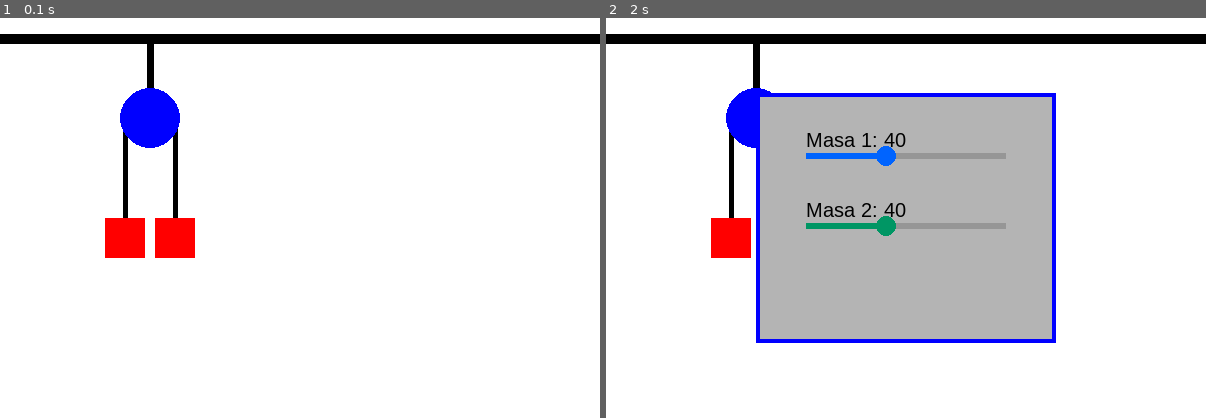
Above: before the commit, frames 1-2 (left to right).
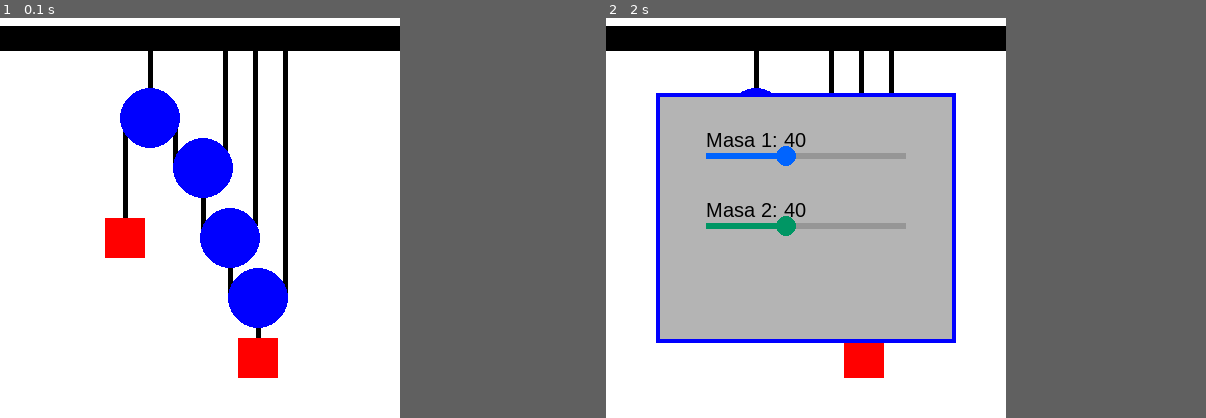
Above: after the commit, the same moments.

Repository: nicami13/digital-twin-hoist_2025
Game: pygame game, started from main.py
Same seed, same stepped clock (60 frames per second), same inputs: the game is played once before the commit and once after it.
Inputs:
- Up to frame 1 (0.1 s): no input
- Up to frame 2 (2 s): tap Enter every 0.33 s from 0.33 to 1.67 s
In our replay, the window is 600x400 before the commit and 400x400 after it. These sizes can differ from the game's own. Grey fills any space a smaller window leaves; there, only what the larger window draws over its background counts as a difference.

The runs differ from the first frame. In frame 1, 9.4% of the frame differs, in the area x 0-100%, y 2-90%; in frame 2, 28%.

Commit message:
un fallo
nah

Diff:
--- a/Constants.py
+++ b/Constants.py
@@ -1,6 +1,6 @@
 #ALTO Y ANCHO DE LA PANTALLA
 Alto=400
-ancho=600
+ancho=400
 #COLORES
 WHITE = (255, 255, 255)
 BLUE = (0, 0, 255)
@@ -8,23 +8,37 @@
 RED = (255, 0, 0)
 #LONGITUDES DE CUERDA
 longitud_cuerda_1 = 100
-longitud_cuerda_2 = 100
+longitud_cuerda_2 = 50
+longitud_cuerda_3 = 130
+longitud_cuerda_4= 187
+longitud_cuerda_5= 255
 contador_longitud_cuerda = 0
 #POSICION-CARACTERISTICAS POLEAS
-polea_pos = (150, 100)  # (x, y)
-polea_radius = 30       # Radio del círculo
+polea_pos = (150, 100)
+polea_radius = 30
+#POSICION_CARATERISRICAS POLEaS
+polea1_pos = (203, 150)
+polea2_pos = (230, 220)
+polea3_pos = (258, 280)
 #POSICION-CARACTERISTICAS CUERDAS
 start_pos_cuerda_1 = (125, 100)
 end_pos_cuerda_1 = (start_pos_cuerda_1[0], start_pos_cuerda_1[1] + longitud_cuerda_1)
 start_pos_cuerda_2 = (175, 100)
 end_pos_cuerda_2 = (start_pos_cuerda_2[0], start_pos_cuerda_2[1] + longitud_cuerda_2)
-#POSICION CARACTERISTICA MASA INICIAL
+start_pos_cuerda_3= (225, 20)
+end_pos_cuerda_3 = (start_pos_cuerda_3[0], start_pos_cuerda_3[1] + longitud_cuerda_3)
+start_pos_cuerda_4= (255,20)
+end_pos_cuerda_4=(start_pos_cuerda_4[0], start_pos_cuerda_4[1] + longitud_cuerda_4)
+start_pos_cuerda_5= (285,20)
+end_pos_cuerda_5=(start_pos_cuerda_5[0], start_pos_cuerda_5[1] + longitud_cuerda_5)
+Cuerda_6 = ((polea3_pos[0], polea3_pos[1]), (polea3_pos[0], polea3_pos[1] + 40))
+
 # Tamaño visual constante
 masa1_size = 40
 masa2_size = 40
 masa1_pos = (end_pos_cuerda_1[0]-masa1_size//2,end_pos_cuerda_1[1])
 #POSICION-CARACTERISTICAS MASA FINAL
-masa2_pos = (end_pos_cuerda_2[0]-masa2_size//2,end_pos_cuerda_2[1])
+masa2_pos = (Cuerda_6[1][0] - masa2_size // 2, Cuerda_6[1][1])
 # Masa real (afecta el movimiento)
 masa1_valor = 40
 masa2_valor = 40
--- a/Move_Def.py
+++ b/Move_Def.py
@@ -1,29 +1,12 @@
-import time
 import Constants
 
 def Move_Masas1():
     Constants.contador_longitud_cuerda += 1
     if Constants.contador_longitud_cuerda < Constants.longitud_cuerda_1 - 20:
-        # Actualiza posición masa 1
-        Constants.masa1_pos = (
-            Constants.masa1_pos[0],
-            Constants.masa1_pos[1] - 1
-        )
-        # Actualiza cuerda 1
-        Constants.end_pos_cuerda_1 = (
-            Constants.end_pos_cuerda_1[0],
-            Constants.end_pos_cuerda_1[1] - 1
-        )
-        # Actualiza posición masa 2
-        Constants.masa2_pos = (
-            Constants.masa2_pos[0],
-            Constants.masa2_pos[1] + 1
-        )
-        # Actualiza cuerda 2
-        Constants.end_pos_cuerda_2 = (
-            Constants.end_pos_cuerda_2[0],
-            Constants.end_pos_cuerda_2[1] + 1
-        )
+        Constants.masa1_pos = (Constants.masa1_pos[0], Constants.masa1_pos[1] - 1)
+        Constants.end_pos_cuerda_1 = (Constants.end_pos_cuerda_1[0], Constants.end_pos_cuerda_1[1] - 1)
+        Constants.masa2_pos = (Constants.masa2_pos[0], Constants.masa2_pos[1] + 1)
+        Constants.end_pos_cuerda_2 = (Constants.end_pos_cuerda_2[0], Constants.end_pos_cuerda_2[1] + 1)
 
 def Move_Masas2():
     Constants.contador_longitud_cuerda += 1
@@ -33,12 +16,8 @@
         Constants.masa2_pos = (Constants.masa2_pos[0], Constants.masa2_pos[1] - 1)
         Constants.end_pos_cuerda_2 = (Constants.end_pos_cuerda_2[0], Constants.end_pos_cuerda_2[1] - 1)
 
-def run_simulation():
-    while Constants.contador_longitud_cuerda < Constants.longitud_cuerda_1 - 20:
-        Move_Masas1()  # Llama a Move_Masas1 o Move_Masas2 según tus necesidades
-        print("Posición Masa 1:", Constants.masa1_pos)
-        print("Posición Masa 2:", Constants.masa2_pos)
-        print("Contador de longitud de cuerda:", Constants.contador_longitud_cuerda)
-
-
-        time.sleep(0.5)
+def actualizar_movimiento():
+    if Constants.masa1_valor > Constants.masa2_valor:
+        Move_Masas1()
+    elif Constants.masa2_valor > Constants.masa1_valor:
+        Move_Masas2()
--- a/main.py
+++ b/main.py
@@ -11,11 +11,10 @@
 menu_visible = False
 
 while running:
-    dt = Clock.tick(60)
+    dt = Clock.tick(60)  # 60 FPS
     simulation_time += dt
 
     eventos = pygame.event.get()
-
     for event in eventos:
         if event.type == pygame.QUIT:
             running = False
@@ -25,26 +24,39 @@
 
     Screen.fill(Constants.WHITE)
 
-    # Dibujo de los elementos en la pantalla
+    # Dibujar cuerdas y masas
     pygame.draw.line(Screen, Constants.BLACK, Constants.start_pos_cuerda_1, Constants.end_pos_cuerda_1, 5)
     pygame.draw.rect(Screen, Constants.RED, (Constants.masa1_pos[0], Constants.masa1_pos[1], Constants.masa1_size, Constants.masa1_size))
     pygame.draw.line(Screen, Constants.BLACK, Constants.start_pos_cuerda_2, Constants.end_pos_cuerda_2, 5)
+    # Dibujar polea y barra
+    pygame.draw.line(Screen, Constants.BLACK, (0, 20), (600, 20), 25)
+    pygame.draw.line(Screen, Constants.BLACK, (Constants.polea_pos[0], Constants.polea_pos[1]), (Constants.polea_pos[0], Constants.polea_pos[1] - 80), 5)
+    pygame.draw.circle(Screen, Constants.BLUE, Constants.polea_pos, Constants.polea_radius)
+    # Dibujar segunda polea
+    pygame.draw.line(Screen, Constants.BLACK, Constants.start_pos_cuerda_3, Constants.end_pos_cuerda_3, 5)
+    pygame.draw.line(Screen, Constants.BLACK, ((Constants.polea1_pos[0]), Constants.polea1_pos[1]), (Constants.polea1_pos[0], Constants.polea1_pos[1] + 60), 5)
+    pygame.draw.circle(Screen, Constants.BLUE, Constants.polea1_pos, Constants.polea_radius)
+    # Dibujar Tercer polea
+    pygame.draw.line(Screen, Constants.BLACK, Constants.start_pos_cuerda_4, Constants.end_pos_cuerda_4, 5)
+    pygame.draw.line(Screen, Constants.BLACK, ((Constants.polea2_pos[0]), Constants.polea2_pos[1]), (Constants.polea2_pos[0], Constants.polea2_pos[1] + 60), 5)
+    pygame.draw.circle(Screen, Constants.BLUE, Constants.polea2_pos, Constants.polea_radius)
+    # Dibujar cuarta polea
+    pygame.draw.line(Screen, Constants.BLACK, Constants.start_pos_cuerda_5, Constants.end_pos_cuerda_5, 5)
+    pygame.draw.line(Screen, Constants.BLACK, ((Constants.polea3_pos[0]), Constants.polea3_pos[1]), (Constants.polea3_pos[0], Constants.polea3_pos[1] + 40), 5)
+    pygame.draw.circle(Screen, Constants.BLUE, Constants.polea3_pos, Constants.polea_radius)
     pygame.draw.rect(Screen, Constants.RED, (Constants.masa2_pos[0], Constants.masa2_pos[1], Constants.masa2_size, Constants.masa2_size))
-    pygame.draw.line(Screen, Constants.BLACK, (0, 20), (600, 20), 10)
-    pygame.draw.line(Screen, Constants.BLACK, (Constants.polea_pos[0], Constants.polea_pos[1]), (Constants.polea_pos[0], Constants.polea_pos[1] - 80), 7)
-    pygame.draw.circle(Screen, Constants.BLUE, Constants.polea_pos, Constants.polea_radius)
 
+
+
+
+    # Movimiento automático solo si el menú está oculto
     if not menu_visible:
-        # Lógica para mover las masas en función de sus valores
-        if Constants.masa1_valor < Constants.masa2_valor:
-            Move_Def.Move_Masas1()  # Mueve masa 1 hacia abajo, masa 2 hacia arriba
-        elif Constants.masa1_valor > Constants.masa2_valor:
-            Move_Def.Move_Masas2()  # Mueve masa 2 hacia abajo, masa 1 hacia arriba
+        Move_Def.actualizar_movimiento()
 
-    # Alternar visualización del menú
+    # Mostrar menú si está visible
     Menu.alternar_menu_con_sliders(Screen, menu_visible, eventos)
 
-    # Actualizar la pantalla
+    # Actualizar pantalla
     pygame.display.flip()
 
 pygame.quit()
